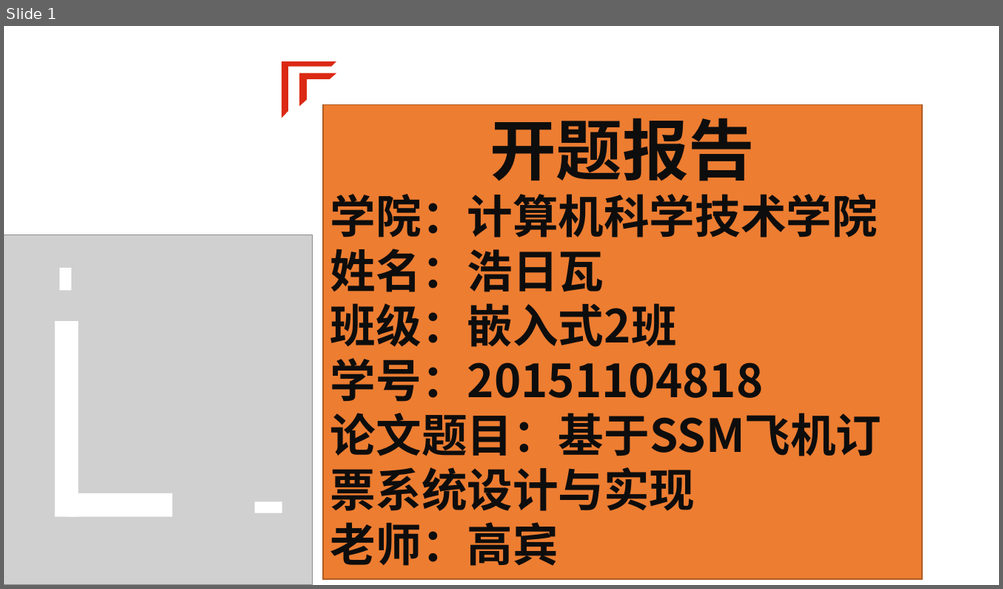
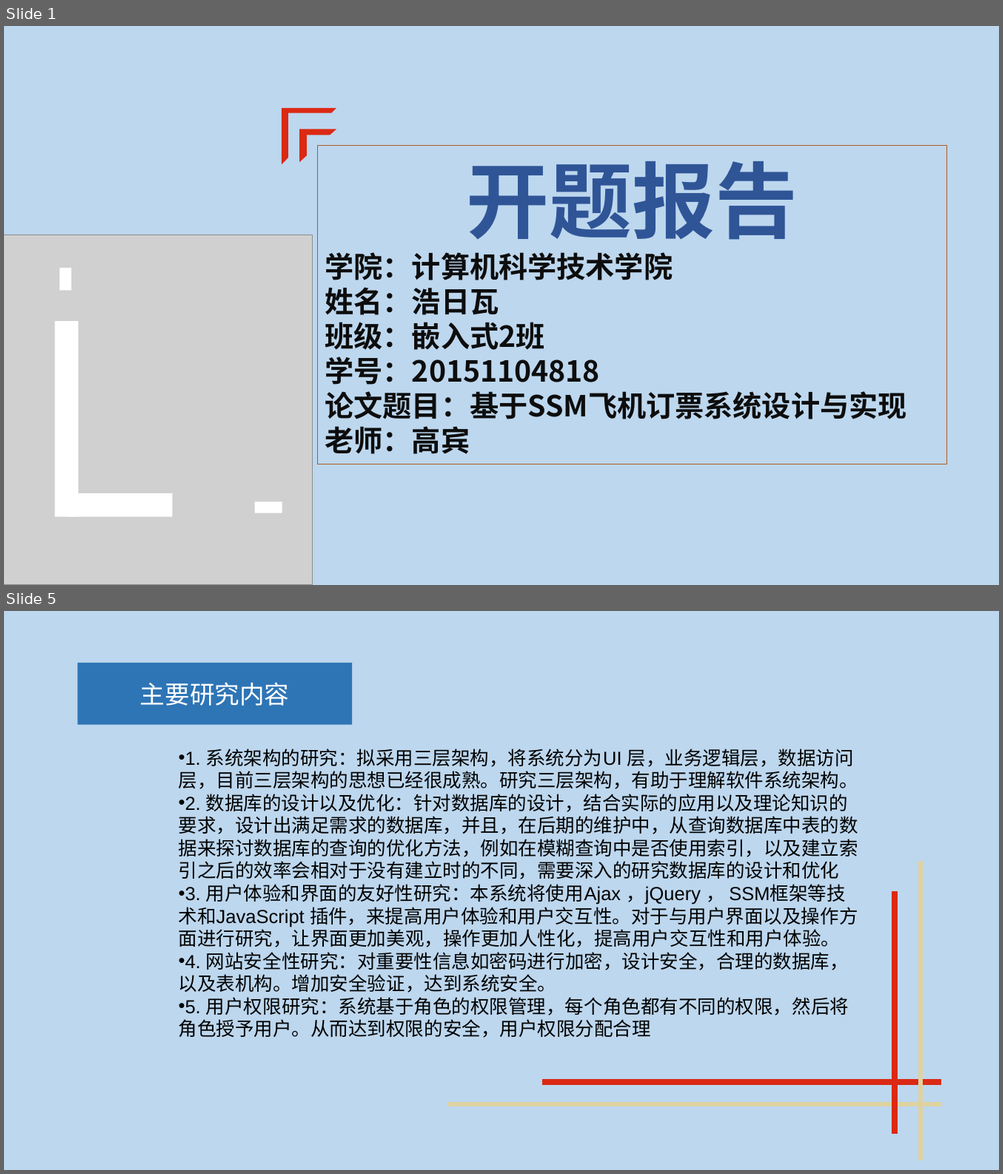
Before and after one commit to Henry0227/Imnujava, a slide deck: 20151104818_haoriwa_airplane/毕设资料/浩日瓦.pptx. Shown one above the other, each under a label of ours: slide 1 before the commit, slides 1 and 5 after it; the slides between them are not shown. The pictures are 1003x589 and 1003x1174 pixels, drawn with LibreOffice and Linux fonts; fonts in the diff are those of the drawing; grey boxes stand for pictures. Boxes give left, top, right and bottom in pixels: in the first picture for what was removed or moved away, otherwise in the second. Text is boxed around its words. In the diff, an @@ line names an element or a change of style, - is before the commit and + after.

```diff
--- a/20151104818_haoriwa_airplane/毕设资料/浩日瓦.pptx
+++ b/20151104818_haoriwa_airplane/毕设资料/浩日瓦.pptx
@@ slide 5 added at [4,611,999,1170], background #BDD7EE @@
@@ rectangle added at [78,663,353,724], fill #2E75B6, 24 pt, text #FFFFFF @@
+主要研究内容
@@ text added at [179,749,858,1038], 18.2 pt, text #000000 @@
+• 1. 系统架构的研究：拟采用三层架构，将系统分为UI 层，业务逻辑层，数据访问层，目前三层架构的思想已经很成熟。研究三层架构，有助于理解软件系统架构。
+• 2. 数据库的设计以及优化：针对数据库的设计，结合实际的应用以及理论知识的要求，设计出满足需求的数据库，并且，在后期的维护中，从查询数据库中表的数据来探讨数据库的查询的优化方法，例如在模糊查询中是否使用索引，以及建立索引之后的效率会相对于没有建立时的不同，需要深入的研究数据库的设计和优化
+• 3. 用户体验和界面的友好性研究：本系统将使用Ajax ，jQuery ， SSM框架等技术和JavaScript 插件，来提高用户体验和用户交互性。对于与用户界面以及操作方面进行研究，让界面更加美观，操作更加人性化，提高用户交互性和用户体验。
+• 4. 网站安全性研究：对重要性信息如密码进行加密，设计安全，合理的数据库，以及表机构。增加安全验证，达到系统安全。
+• 5. 用户权限研究：系统基于角色的权限管理，每个角色都有不同的权限，然后将角色授予用户。从而达到权限的安全，用户权限分配合理
@@ freeform shape added at [918,862,923,1161], fill #DFD2A0 @@
@@ freeform shape added at [892,891,898,1135], fill #DB2914 @@
@@ freeform shape added at [542,1079,941,1085], fill #DB2914 @@
@@ freeform shape added at [448,1102,941,1107], fill #DFD2A0 @@
@@ slide 1 changed as well @@
@@ background #FFFFFF to #BDD7EE @@
@@ half frame: place and size @@
-half frame at [282,62,336,116]
+half frame at [282,109,336,164]
@@ half frame: place and size @@
-half frame at [300,74,336,105]
+half frame at [300,130,336,161]
@@ rectangle "开题报告": place and size @@
-rectangle "开题报告" at [324,105,922,580]
+rectangle "开题报告" at [317,145,946,464]
@@ rectangle "开题报告" at [317,145,946,464]: size 64 to 80 pt, font Noto Sans CJK JP to Noto Sans CJK SC, text colour #0D0D0D to #2F5597 in "开题报告"; size 44 to 28 pt; fill #ED7D31 to #BDD7EE @@
```
Also in this commit, not shown: 4 other slides changed, 2 other slides added, 1 slide removed, 11 other files.
